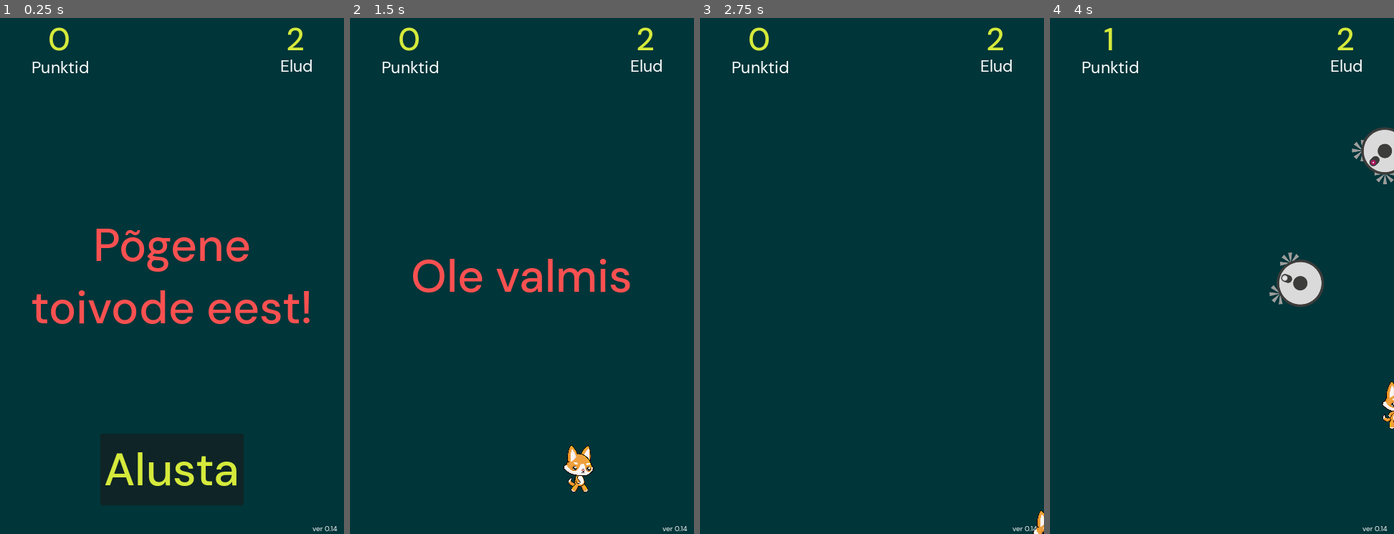
Above: before the commit, frames 1-4 (left to right).
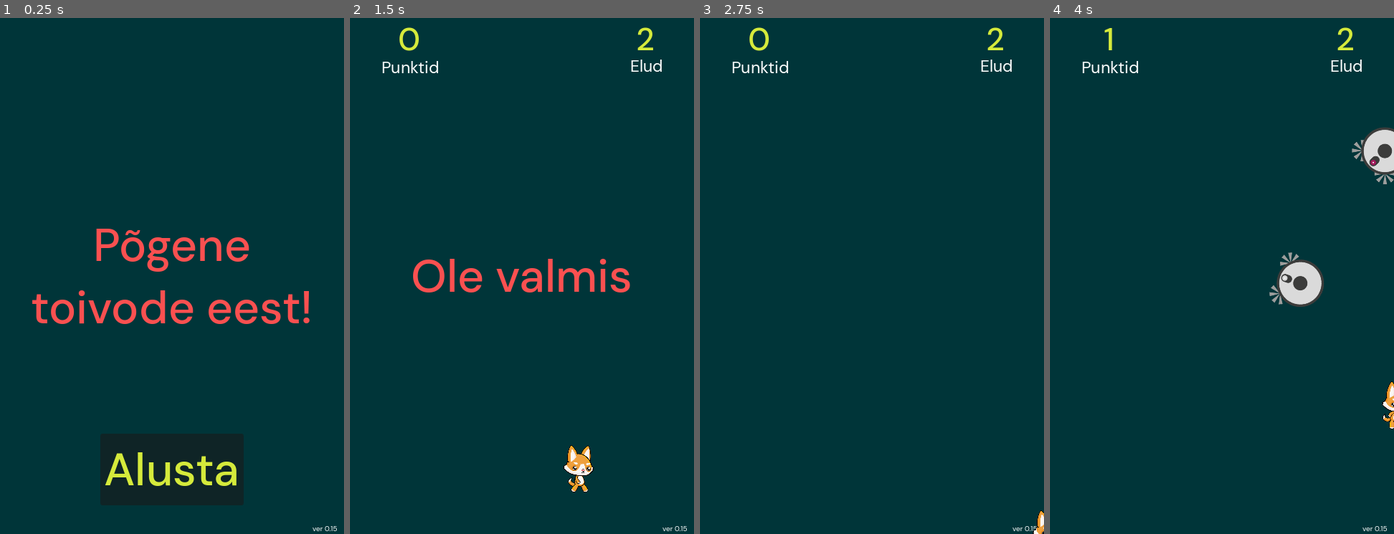
Above: after the commit, the same moments.

Repository: taunoe/2d-demo-game
Game: Godot game, scene res://main.tscn
The game is run twice, just before and just after one commit, with the same random seed, the same clock (stepped at 60 frames per second) and the same inputs.
Inputs (mouse positions are in pixels of both pictures, inside the frame that each line leads up to):
- Up to frame 1 (0.25 s): no input
- Up to frame 2 (1.5 s): click "Alusta" at 0.5 s; move the mouse to (597, 250) at 1.27 s; hold Right (move_right) from 1.28 s (still down)
- Up to frame 3 (2.75 s): move the mouse to (803, 301) at 2.02 s; release Right (move_right) at 2.03 s; hold Down (move_down) from 2.03 s (still down)
- Up to frame 4 (4 s): move the mouse to (1256, 162) at 2.77 s; release Down (move_down) at 2.78 s; hold Right (move_right) 2.78-3.53 s; move the mouse to (1204, 379) at 3.52 s; hold Up (move_up) from 3.53 s (still down)

The runs differ from the first frame. In frame 1, 0.5% of the frame differs, in the area x 9-99%, y 1-100%; in frame 2, less than 0.1%; in frame 3, less than 0.1%; in frame 4, less than 0.1%.

Commit message:
ver 0.15

Diff:
--- a/HUD/ui.gd
+++ b/HUD/ui.gd
@@ -30,6 +30,10 @@
 
 # Called when the node enters the scene tree for the first time.
 func _ready() -> void:
+	$ScoreNum.hide()
+	$ScoreLabel.hide()
+	$LivesNum.hide()
+	$LivesLabel.hide()
 	pass # Replace with function body.
 
 
@@ -39,6 +43,10 @@
 
 
 func _on_start_button_pressed() -> void:
+	$ScoreNum.show()
+	$ScoreLabel.show()
+	$LivesNum.show()
+	$LivesLabel.show()
 	$StartButton.hide()
 	start_game.emit()
 
--- a/HUD/ui.tscn
+++ b/HUD/ui.tscn
@@ -117,7 +117,7 @@
 grow_vertical = 0
 theme_override_fonts/font = ExtResource("3_528dp")
 theme_override_font_sizes/font_size = 10
-text = "ver 0.14"
+text = "ver 0.15"
 horizontal_alignment = 1
 vertical_alignment = 2
 
